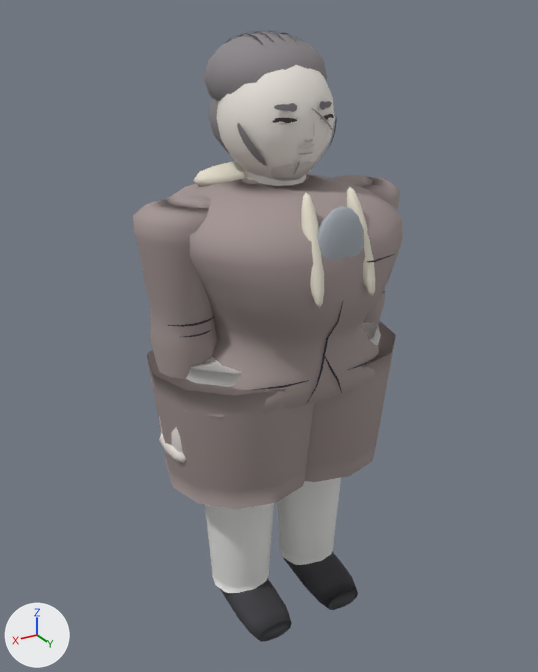
Renders of the glTF model assets/models/majunyeong_a.glb from each side of a commit.
Before and after are seen from a camera (50 mm lens) standing at (1.198, 1.957, 1.975) and looking at (0.011, -0.021, 0.985). The lights are fixed; the arrows at lower left show +X, +Y and +Z. The older version comes first.

In view in the first picture: 'Body'.
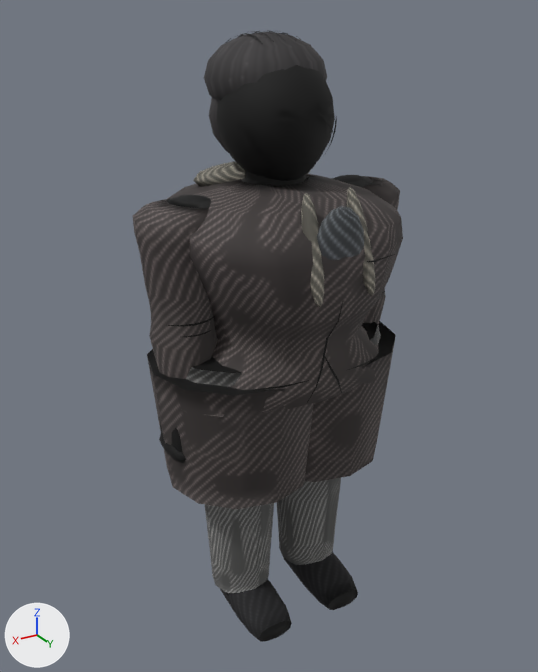
What changed in the scene script:
```text
Add img_albedo:
    img_albedo = load_image('_albedo', '_unpacked/_albedo', 512, 512, 'sRGB')
Change mat_material_0:
    add n3 = _N.new('ShaderNodeMix'); n3.name = 'Mix'
    add n3.data_type = 'RGBA'
    add n3.blend_type = 'MULTIPLY'
    add n3.inputs[0].default_value = 1.0  # 'Factor'
    add n4 = _N.new('ShaderNodeTexImage'); n4.name = 'Image Texture'
    add n4.image = img_albedo
    where n2 = _N.new('ShaderNodeVertexColor'); n2.name = 'Color Attribute'
    where n0 = _N.new('ShaderNodeBsdfPrincipled'); n0.name = 'Principled BSDF'
    remove _L.new(n2.outputs[0], n0.inputs[0])  # 'Color' to 'Base Color'
    add _L.new(n3.outputs[2], n0.inputs[0])  # 'Result' to 'Base Color'
    add _L.new(n2.outputs[0], n3.inputs[7])  # 'Color' to 'B'
    add _L.new(n4.outputs[0], n3.inputs[6])  # 'Color' to 'A'
Change me_mesh_0:
    where me_mesh_0.from_pydata(...)  # 4379 vertices, 7880 faces; spans x -0.46..0.46, y -0.38..0.39, z -0.04..1.94
    used by ob_body; location = (0.0, 0.0, 0.0)
    me_mesh_0 part 1: texture (UV) coordinates changed
```

Boxes (x1, y1, x2, y2) around the edits, measured in the pictures (538 x 672 px):
'Body', surface changed (grey to black)
    both: (132, 30, 403, 642)
